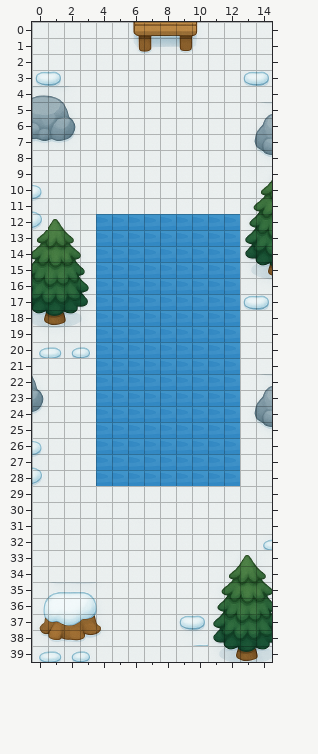
Tiled map: assets/tiles/slip_ship_map.tmx. The picture above is the old version.
Cells are 44x44 px. Shown: x 0..14, y 0..39.
The result:
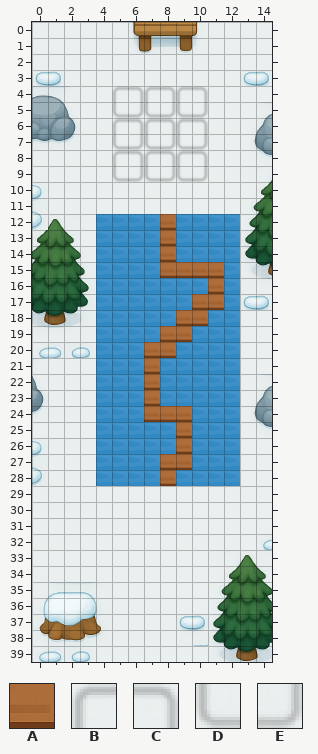
Key: from "bridge": A 144; from "puzzle_grid": B 0, C 1, D 6, E 7.
_ is an empty cell, . an unchanged one.
Tiles of an added or newly shown layer are drawn over the layers below it.
See-through tiles are keyed as they look on the map.
Difference:
--- layer "bridge" (added)
@@ x 5..10 @@
- 4 ______
- 5 ______
- 6 ______
- 7 ______
- 8 ______
- 9 ______
+ 4 BCBCBC
+ 5 DEDEDE
+ 6 BCBCBC
+ 7 DEDEDE
+ 8 BCBCBC
+ 9 DEDEDE
@@ x 7..11 @@
-12 ._...
-13 ._...
-14 ._...
-15 .____
-16 ...._
-17 ...__
-18 ..__.
-19 .__..
-20 __...
-21 _....
-22 _....
-23 _....
-24 ___..
-25 .._..
-26 .._..
-27 .__..
-28 ._...
+12 .A...
+13 .A...
+14 .A...
+15 .AAAA
+16 ....A
+17 ...AA
+18 ..AA.
+19 .AA..
+20 AA...
+21 A....
+22 A....
+23 A....
+24 AAA..
+25 ..A..
+26 ..A..
+27 .AA..
+28 .A...
Boxes around the changes in both pictures, in picture pixels (x1, y1, x2, y2):
added: (112, 86, 208, 182)
added: (144, 214, 224, 486)
